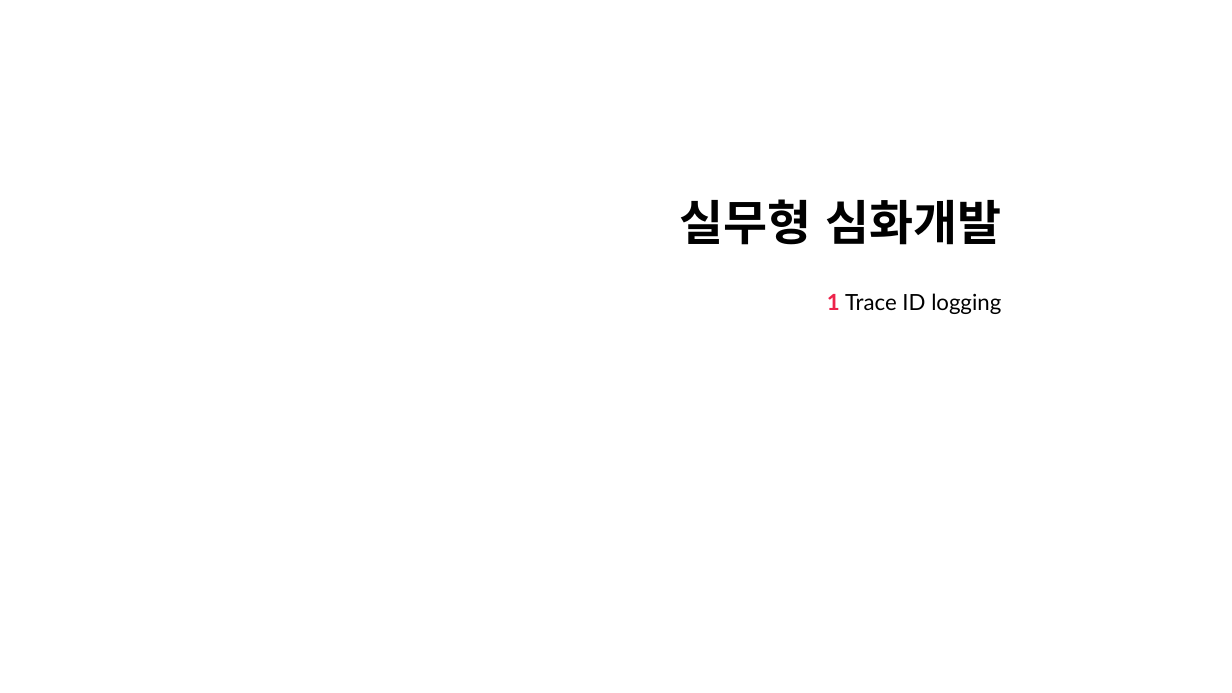
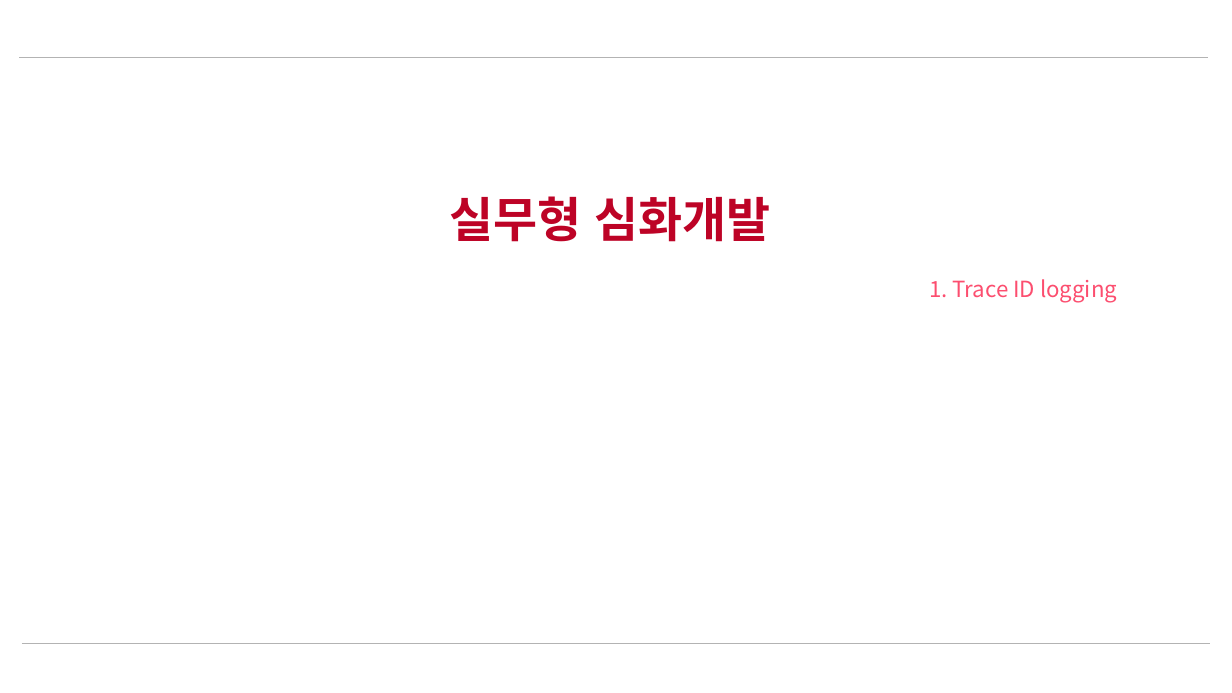
Before and after one commit to nayasis/fastcampus-webflux-coroutine, a slide deck: slide 1 of 99.ppt/Ch5. 실무형 심화개발.pptx. Drawn at 1232x693 pixels with LibreOffice and Linux fonts; fonts in the diff are those of the drawing; background and template pictures are left out. Boxes give left, top, right and bottom in pixels: in the first picture for what was removed or moved away, otherwise in the second. Text is boxed around its words. In the diff, an @@ line names an element or a change of style, - is before the commit and + after.

```diff
--- a/99.ppt/Ch5. 실무형 심화개발.pptx
+++ b/99.ppt/Ch5. 실무형 심화개발.pptx
@@ line added from (20, 57) to (1207, 57), #B3B3B3 0.5 pt @@
@@ title "실무형 심화개발" at (449, 196, 771, 242): font Lato to Noto Sans CJK KR, text colour #000000 to #BD0326; alignment right to centre @@
@@ subtitle at (929, 279, 1117, 303): text changed; font Lato to Noto Sans CJK KR; text colour #000000 to #FC4E6F @@
-1 Trace ID logging
+1. Trace ID logging
@@ line added from (22, 643) to (1210, 643), #B3B3B3 0.5 pt @@
```
Also in this commit, not shown: 19 other slides changed, 4 slides removed, 2 other files.
